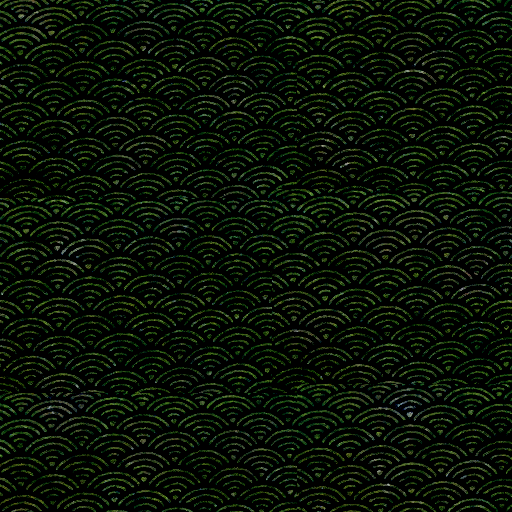
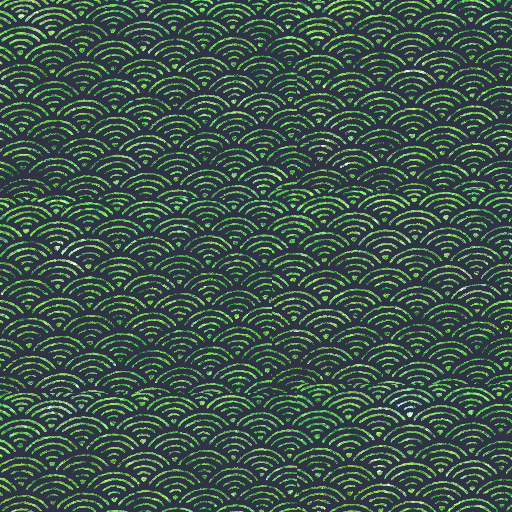
Revision of a layered 512×512 image; what changed, layer by layer:
removed layer "图层 1 拷贝 3" (was linear burn) over [0, 0, 512, 512]
removed layer "背景" over [0, 0, 512, 512]
